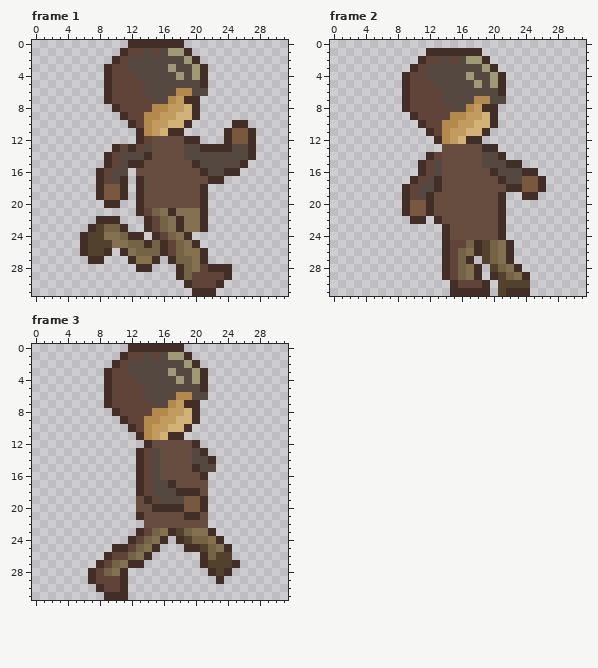
Two versions of one pixel-art file, Game Sprites/With new color/Sprite With Animation/Fixed/Run/character - run- with gun.aseprite. Above: the version before the commit.
32x32 pixels, 3 frames. Shown: frame 1, frame 2, frame 3.
The same view after the edit:
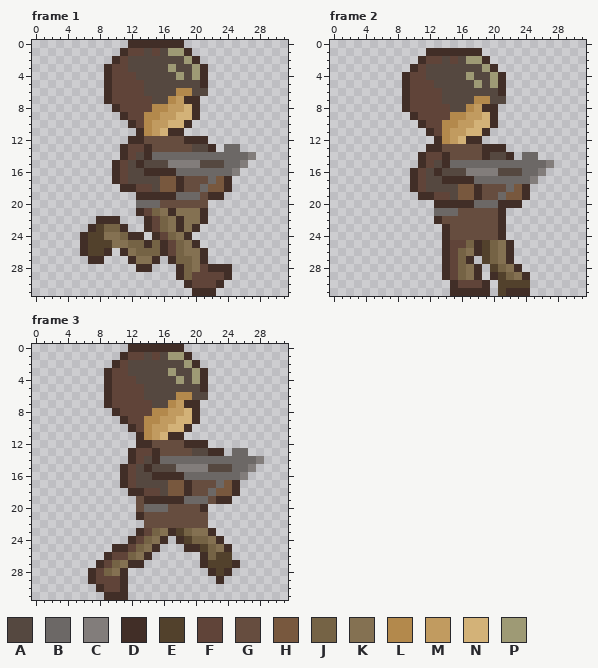
Palette (. is transparent): A #554840  B #6c6866  C #827d7b  D #412e27  E #52412c  F #604439  G #664d3f  H #78583e  J #756345  K #847152  L #b3894c  M #c19b60  N #d3b278  P #9e9a75
Difference:
layer "Character 1/Weapon" added
Changed rows in their new state; - is an unchanged pixel.
Frame 1:
first column x 8:
10 -----------------..-
11 ----------------....
12 ----D-G------D--....
13 --.DF-D----G-A-.BB..
14 -..DF--BBBBBBBBBBBBC
15 -.DFA-AAACCCC---BBC-
16 ..DFAADDDDBBBBBBBC--
17 ..DFAAAAHHD---BHD---
18 ...-DFFAHHD--BHHD---
19 ....--DDDDBBBGDD----
20 -..--BBB-----G------
23 ------------D.------
Frame 2, layers "Character 1/Right Hand", "Character 1/Weapon", "Character 1/Left Hand":
first column x 9:
13 ---DD-------D------
14 --DF-D----D-AD-BB--
15 -----DBBBBBBBBBBBBC
16 -DFADAAACCCC---BBC-
17 ----ADDDDBBBBBBBC.-
18 .DF-AAAHHD---BHD..-
19 ..D-FFAHHD--BHH-.--
20 ....DDDDDBBB-DD----
21 ....BBB------------
22 -..----------------
Frame 3:
first column x 11:
12 --D-----D-D-------
13 -DF-D-----ADD-BB--
14 -DFADBBBBBBBBBBBBC
15 DFAD-AACCCC-AABBC-
16 DFAADDDDBBBBBBBC--
17 DFAA--HHD--GBHD---
18 -D--F-HH-G-BHHD---
19 ----DDDDBBBGDD----
20 ---BBBGGGG--------
21 --------GG--------
